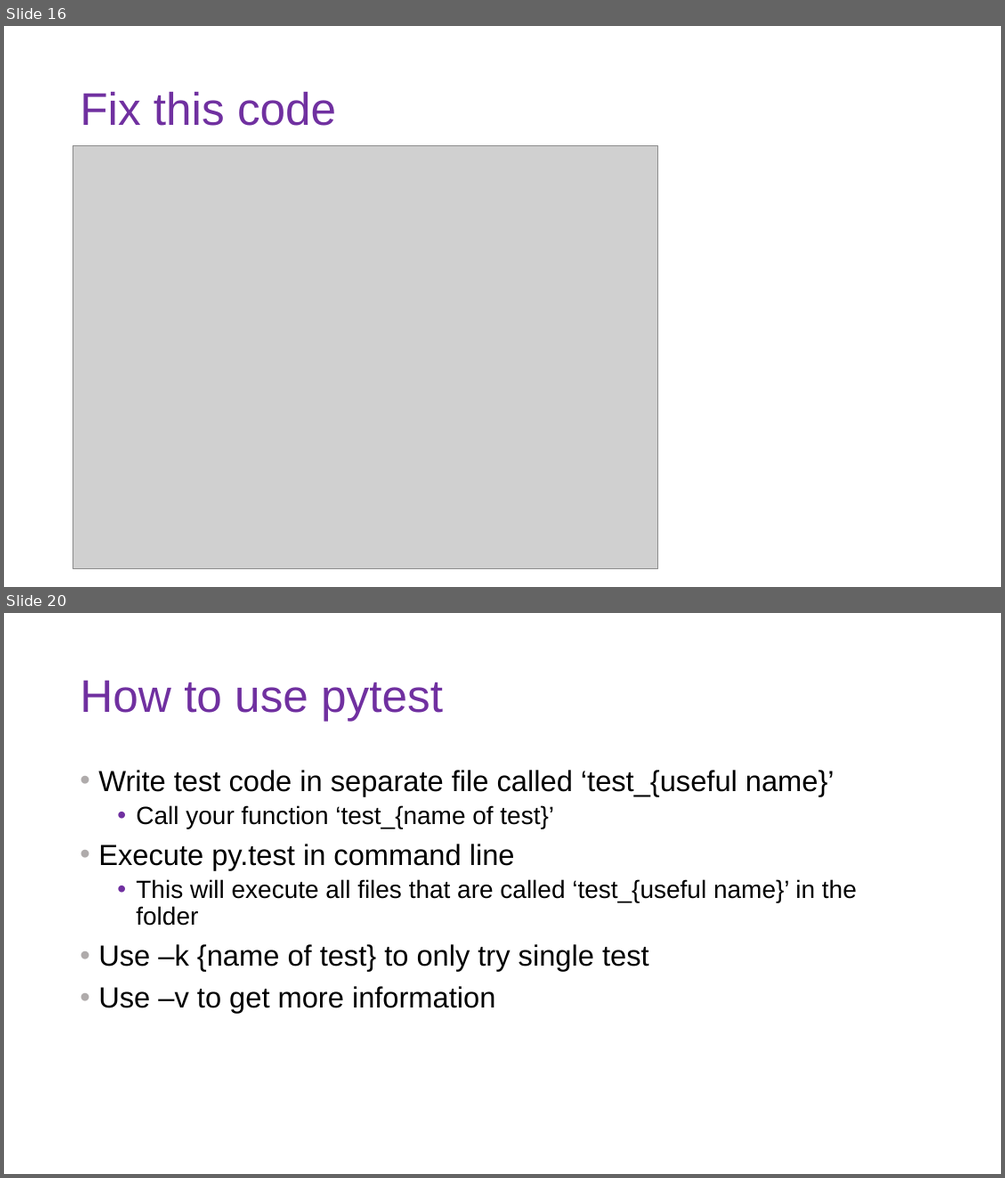
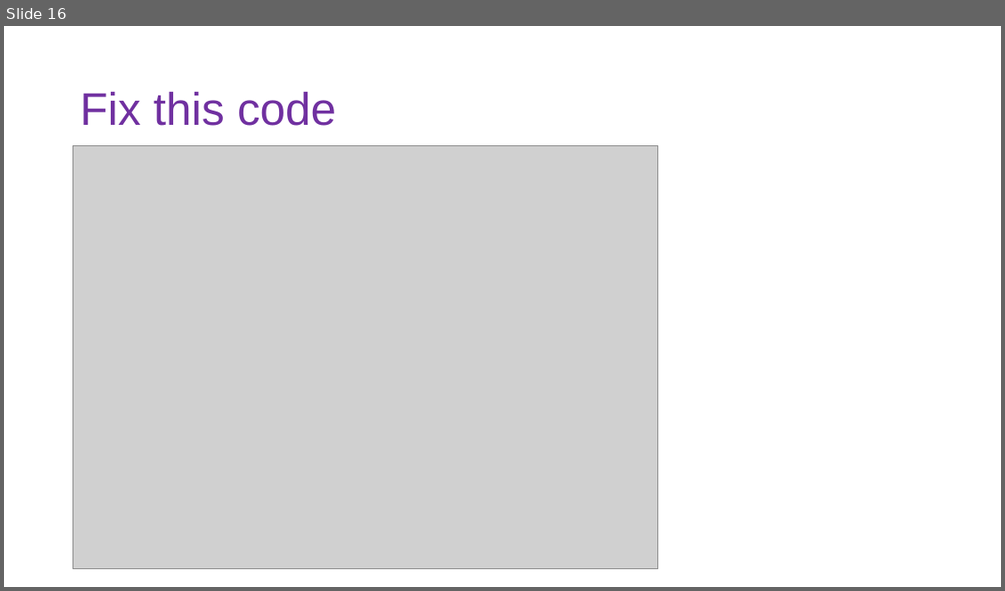
Before and after one commit to DoriMG/SN_python_course, a slide deck: lectures/3_coding_practices.pptx. Shown one above the other, each under a label of ours: slides 16 and 20 before the commit, slide 16 after it; the slides between them are not shown. The pictures are 1005x1178 and 1005x591 pixels, drawn with LibreOffice and Linux fonts; fonts in the diff are those of the drawing; grey boxes stand for pictures. Boxes give left, top, right and bottom in pixels: in the first picture for what was removed or moved away, otherwise in the second. Text is boxed around its words. In the diff, an @@ line names an element or a change of style, - is before the commit and + after.

```diff
--- a/lectures/3_coding_practices.pptx
+++ b/lectures/3_coding_practices.pptx
@@ slide 20 removed at bbox=[4, 613, 1001, 1174], background #FFFFFF @@
@@ title removed at bbox=[80, 680, 443, 721] @@
-How to use pytest
@@ text removed at bbox=[98, 770, 857, 1013] @@
-• Write test code in separate file called ‘test_{useful name}’
-  • Call your function ‘test_{name of test}’
-• Execute py.test in command line
-  • This will execute all files that are called ‘test_{useful name}’ in the folder
-• Use –k {name of test} to only try single test
-• Use –v to get more information
```
Also in this commit, not shown: 11 other slides removed, 40 other files.
